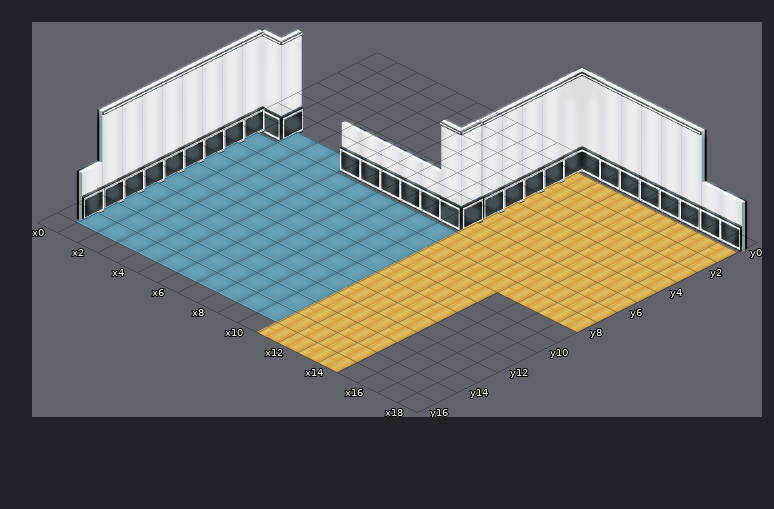
Tiled map -- src/assets/office.tmx. This is how it looked before the edit.
Cells are 64x32 px. Isometric: x runs down to the right, y down to the left. Shown: x 0..18, y 0..16.
After:
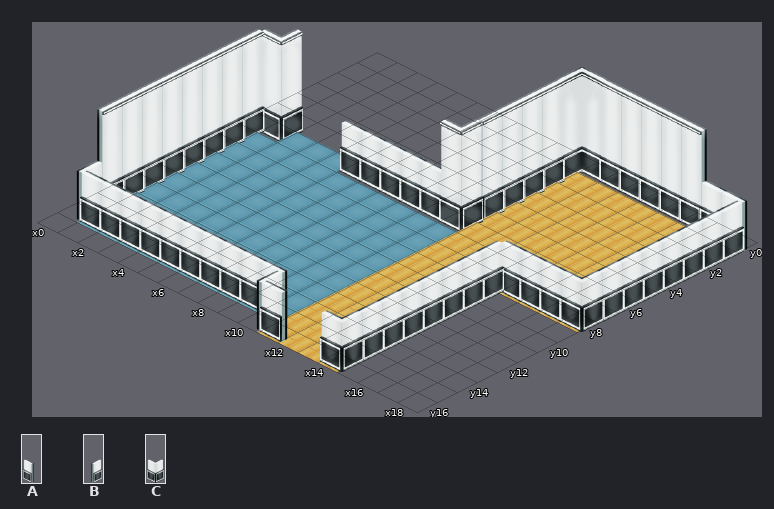
Key: from "walls_003": A 6, B 6 flipped left-right, C 7.
_ is an empty cell.
Tiles of an added or newly shown layer are drawn over the layers below it.
Edits made:
Layer "foreground" (now shown):
y 1..7: x 18 _ -> B
y 8: x 15..18 ____ -> AAAC
y 9..14: x 14 _ -> B
y 15: x 1..10 __________ -> AAAAAAAAAA; x 14 _ -> B
y 16: x 10..11 __ -> BA; x 14 _ -> C
